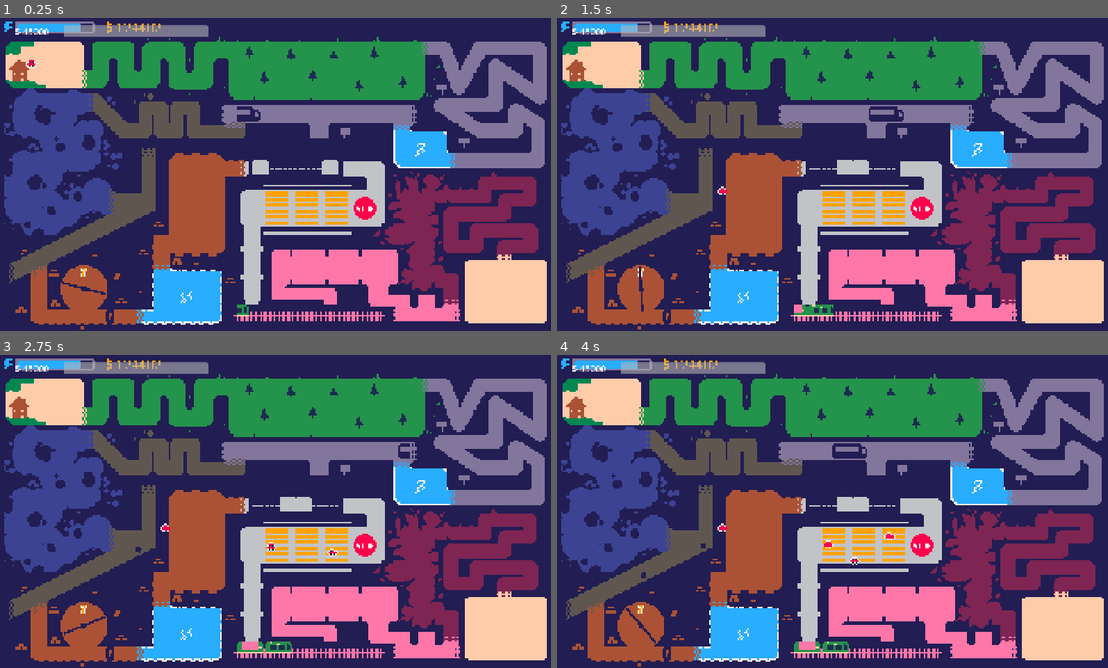
Above: before the commit, frames 1-4 (two rows, left to right).
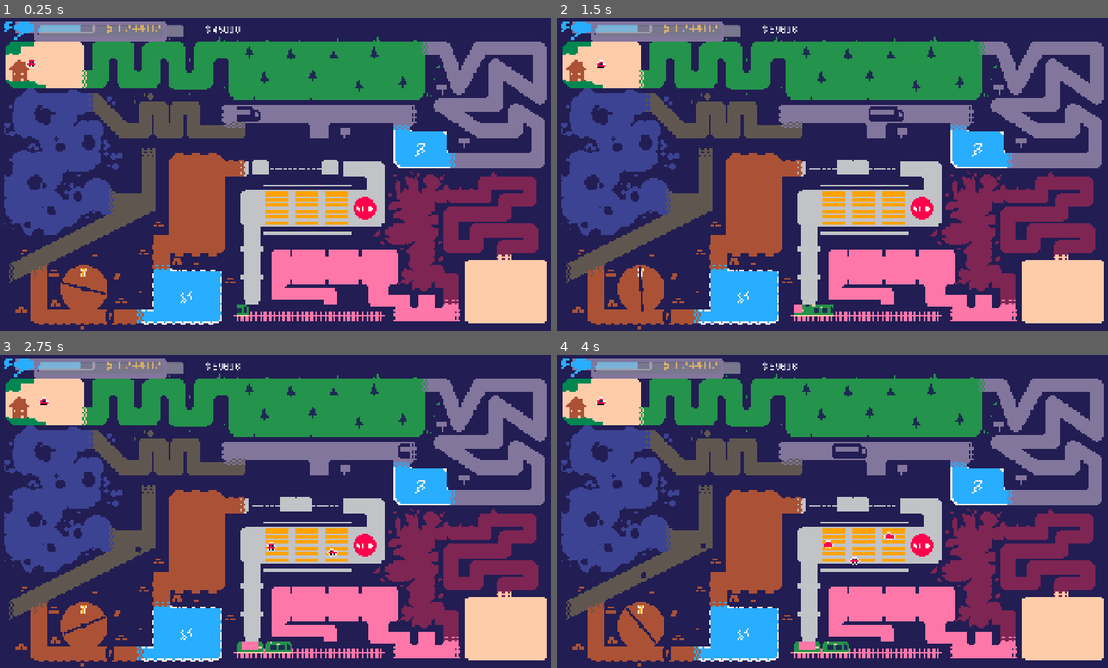
Above: after the commit, the same moments.

Repository: VeryKoolGames/En_toute_circonstance
Game: Godot game, scene res://Scenes/main.tscn
Two runs of this game, one before a commit and one after it. Both use one fixed random seed, a clock stepped at 60 frames per second and the inputs below.
Inputs (mouse positions are in pixels of both pictures, inside the frame that each line leads up to):
- Up to frame 1 (0.25 s): no input
- Up to frame 2 (1.5 s): move the mouse to (590, 61) at 0.52 s; press the mouse at (590, 61) at 0.53 s; move the mouse to (722, 190) at 1.27 s; release the mouse at (722, 190) at 1.28 s; click (722, 190) at 1.35 s
- Up to frame 3 (2.75 s): move the mouse to (330, 442) at 2.02 s; press the mouse at (330, 442) at 2.03 s
- Up to frame 4 (4 s): move the mouse to (804, 574) at 2.77 s; release the mouse at (804, 574) at 2.78 s; click (804, 574) at 2.85 s; move the mouse to (997, 558) at 3.52 s; press the mouse at (997, 558) at 3.53 s

The runs differ from the first frame. In frame 1, 1.1% of the frame differs, in the area x 2-44%, y 1-8%; in frame 2, 1.1%, in the area x 2-44%, y 1-57%; in frame 3, 1.1%; in frame 4, 1.1%.

Commit message:
fix scale

Diff:
--- a/Scenes/game_ui.tscn
+++ b/Scenes/game_ui.tscn
@@ -1,6 +1,8 @@
-[gd_scene load_steps=5 format=3 uid="uid://kb0vbs3beqtw"]
+[gd_scene load_steps=7 format=3 uid="uid://kb0vbs3beqtw"]
 
+[ext_resource type="FontFile" uid="uid://dsvwo8iqoy5g6" path="res://Fonts/PxGrotesk-Screen.otf" id="1_1t2s1"]
 [ext_resource type="Script" uid="uid://bx3pmkpnp83q7" path="res://Scripts/energy_manager.gd" id="1_gek4i"]
+[ext_resource type="Texture2D" uid="uid://cu0b8urqnch5m" path="res://Sprites/ElectricityUI.png" id="1_gjn1n"]
 [ext_resource type="Script" uid="uid://ovqou1pyqpn4" path="res://Scripts/money_manager.gd" id="2_bw2rt"]
 [ext_resource type="Resource" uid="uid://7nqn1q8a0xa7" path="res://Resources/energy_timer_value.tres" id="2_xjnnq"]
 [ext_resource type="Resource" uid="uid://7qk1pwuohekv" path="res://Resources/car_value.tres" id="4_x63ue"]
@@ -11,31 +13,39 @@
 offset_right = 1920.0
 offset_bottom = 1080.0
 
-[node name="HBoxContainer" type="HBoxContainer" parent="."]
-layout_mode = 1
-anchors_preset = 10
-anchor_right = 1.0
-offset_left = 55.0
-offset_top = 12.0
-offset_bottom = 79.0
-grow_horizontal = 2
-theme_override_constants/separation = 50
-
-[node name="Label" type="Label" parent="HBoxContainer"]
+[node name="Label" type="Label" parent="."]
 layout_mode = 2
+offset_left = 711.0
+offset_top = 23.0
+offset_right = 800.0
+offset_bottom = 68.0
+theme_override_fonts/font = ExtResource("1_1t2s1")
 theme_override_font_sizes/font_size = 32
 text = "$ 45'0"
 
-[node name="ProgressBar" type="ProgressBar" parent="HBoxContainer"]
+[node name="ProgressBar" type="ProgressBar" parent="."]
 custom_minimum_size = Vector2(500, 40)
 layout_mode = 2
+offset_left = 137.0
+offset_top = 25.0
+offset_right = 637.0
+offset_bottom = 65.0
 size_flags_vertical = 4
 show_percentage = false
+
+[node name="TextureRect" type="TextureRect" parent="."]
+layout_mode = 2
+offset_left = 54.0
+offset_top = 12.0
+offset_right = 651.0
+offset_bottom = 79.0
+texture = ExtResource("1_gjn1n")
+stretch_mode = 4
 
 [node name="EnergyManager" type="Node" parent="." node_paths=PackedStringArray("energy_progress_bar")]
 process_mode = 3
 script = ExtResource("1_gek4i")
-energy_progress_bar = NodePath("../HBoxContainer/ProgressBar")
+energy_progress_bar = NodePath("../ProgressBar")
 total_energy_timer = ExtResource("2_xjnnq")
 
 [node name="Timer" type="Timer" parent="EnergyManager"]
@@ -44,5 +54,5 @@
 
 [node name="MoneyManager" type="Node" parent="." node_paths=PackedStringArray("value_label")]
 script = ExtResource("2_bw2rt")
-value_label = NodePath("../HBoxContainer/Label")
+value_label = NodePath("../Label")
 res_total_value = ExtResource("4_x63ue")
--- a/Scripts/player.gd
+++ b/Scripts/player.gd
@@ -30,8 +30,8 @@
 
 	if is_inside_image(image_pos):
 		var pixel_color = level_image.get_pixelv(image_pos)
-		#if is_on_death_color(pixel_color) and not is_player_safe:
-			#Events.on_player_died.emit()
+		if is_on_death_color(pixel_color) and not is_player_safe:
+			Events.on_player_died.emit()
 		if should_follow_mouse:
 			global_position = get_global_mouse_position()
 
@@ -42,6 +42,10 @@
 	if event.is_action_pressed("mouse_pressed"):
 		should_follow_mouse = not should_follow_mouse
 		car_sound.playing = not car_sound.playing
+		if should_follow_mouse:
+			Input.set_mouse_mode(Input.MOUSE_MODE_HIDDEN)
+		else:
+			Input.set_mouse_mode(Input.MOUSE_MODE_VISIBLE)
 
 func is_on_death_color(color: Color, tolerance := 0.05) -> bool:
 	return abs(color.r - background_color.r) <= tolerance and \
@@ -52,6 +56,7 @@
 	car_crash_sound.playing = true
 	should_follow_mouse = false
 	global_position = spawn_position
+	Input.set_mouse_mode(Input.MOUSE_MODE_VISIBLE)
 
 func set_respawn_point(new_pos: Vector2) -> void:
 	spawn_position = new_pos
Not shown, added: Sprites/ElectricityUI.png.import
Not shown, added: Sprites/HELP.png.import
Not shown, added: Sprites/Money.png.import
Not shown, added: Sprites/enfant.png.import
Not shown, added: Sprites/pieton1.png.import
Not shown, added: Sprites/pieton2.png.import
